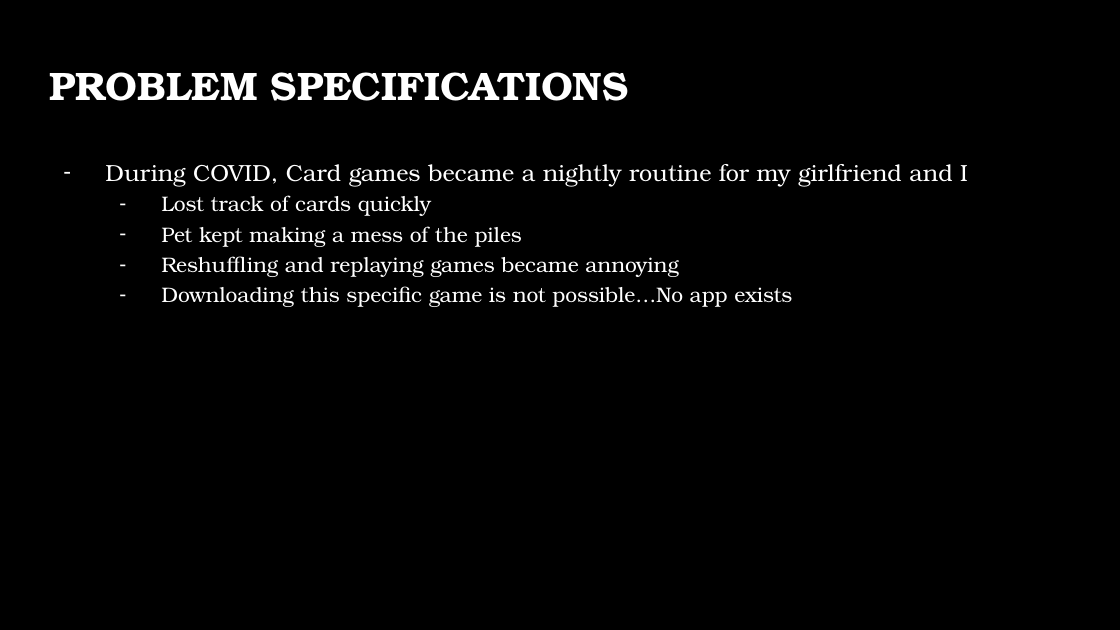
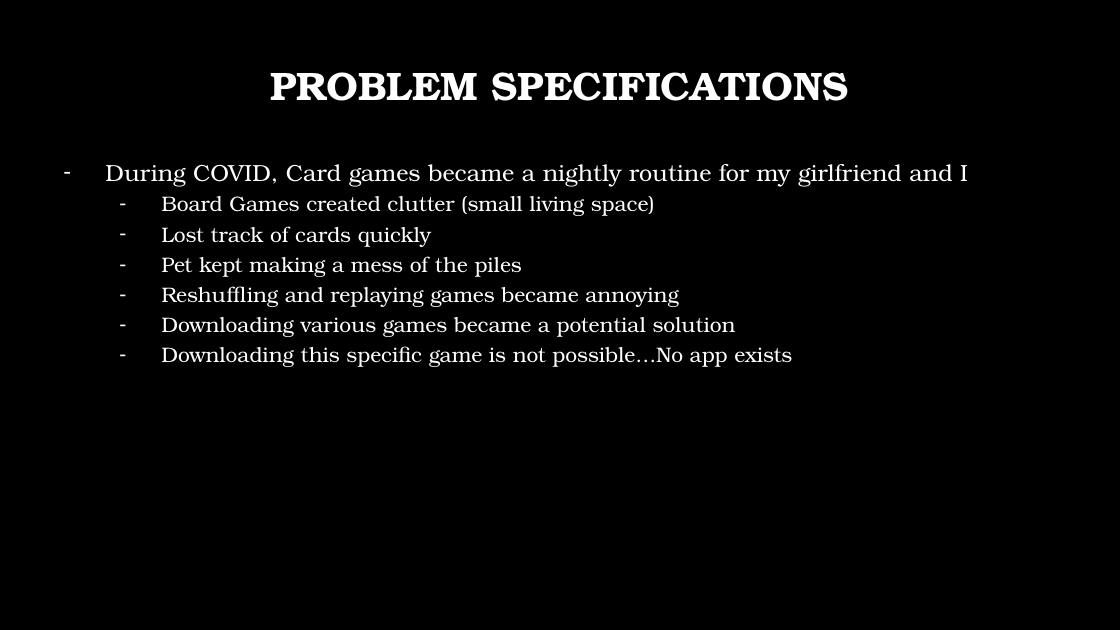
Before and after one commit to steveb1250/Devils_Grip_Proposal, a slide deck: slide 4 of CSC_520_Devils_Grip.pptx. Drawn at 1120x630 pixels with LibreOffice and Linux fonts; fonts in the diff are those of the drawing; background and template pictures are left out. Boxes give left, top, right and bottom in pixels: in the first picture for what was removed or moved away, otherwise in the second. Text is boxed around its words. In the diff, an @@ line names an element or a change of style, - is before the commit and + after.

```diff
--- a/CSC_520_Devils_Grip.pptx
+++ b/CSC_520_Devils_Grip.pptx
@@ title "PROBLEM SPECIFICATIONS" at [270, 72, 849, 101]: alignment left to centre @@
@@ text at [161, 196, 655, 216]: paragraph added @@
+  – Board Games created clutter (small living space)
@@ text at [161, 317, 736, 337]: paragraph added @@
+  – Downloading various games became a potential solution
```
Also in this commit, not shown: 7 other slides changed, 2 slides added, 1 slide removed, 3 other files.
